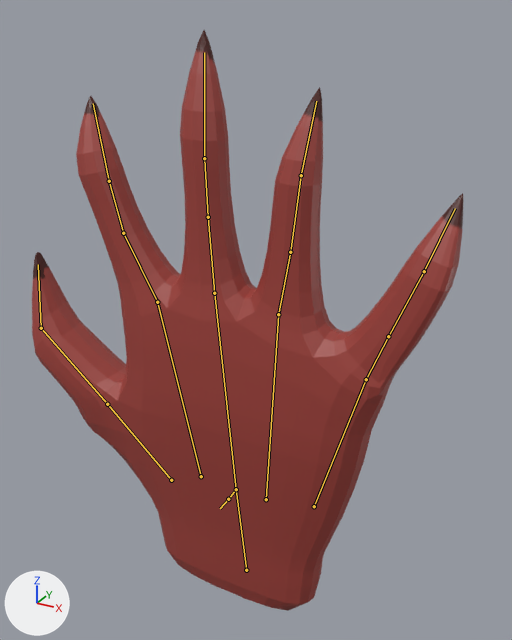
Before and after pictures for a commit that changed the FBX model Homework 3/Hand.fbx.
Before and after are seen from a 50 mm camera at (5.25, -8.45, 5.81) aimed at (-0.1, 1.28, 0.94). The lights are fixed; the arrows at lower left show +X, +Y and +Z. The picture after the commit comes second. The bones that change, and the others that lie on the model, are drawn over the model as lines.
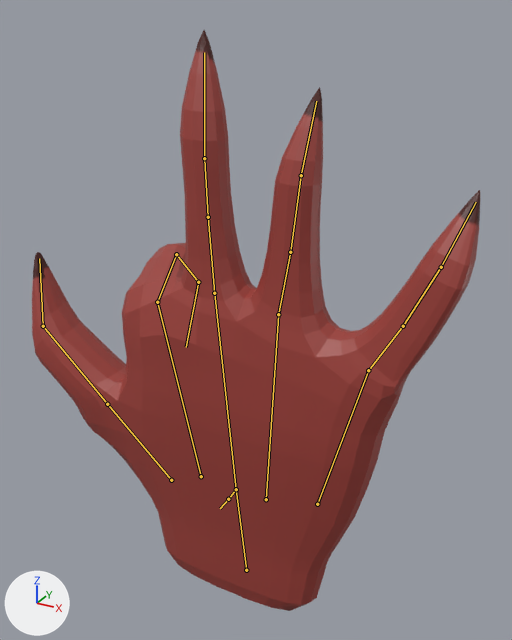
The newer file adds an action. The first version stands in its rest pose; the second is drawn at frame 1 of the action 'Armature|ArmatureAction.002'.

Location of each change, [x1, y1, x2, y2] in pixels of the pictures (512 x 640 px):
'Cube', posed
    before: [32, 30, 463, 611]
    after: [32, 30, 480, 611]
bone 'Bone.008', root to tip
    before: (157, 302) to (123, 233)
    after: (157, 302) to (176, 254)
bone 'Bone.009', root to tip
    before: (123, 233) to (109, 181)
    after: (176, 254) to (198, 282)
bone 'Bone.010', root to tip
    before: (109, 181) to (93, 103)
    after: (198, 282) to (186, 347)
bone 'Bone.007', root to tip
    before: (314, 506) to (366, 379)
    after: (317, 504) to (368, 370)

What the commit changed:
Bone 'Bone.008' (bone_bone_008) turns from (0, 0, 0) to (-67, 12, 1) degrees about its own x, y and z.
Bone 'Bone.009' (bone_bone_009) turns from (0, 0, 0) to (-67, 12, 1) degrees about its own x, y and z.
Bone 'Bone.010' (bone_bone_010) turns from (0, 0, 0) to (-67, 12, 1) degrees about its own x, y and z.
Bone 'Bone.007' (bone_bone_007) moves from (0.0, 0.0, 0.0) to (0.035, 0.024, -0.006).
